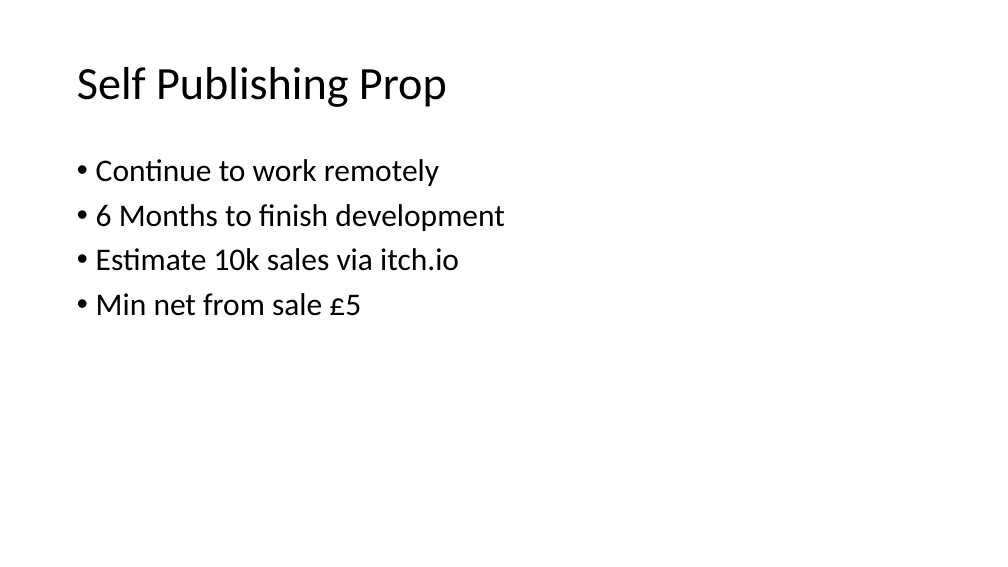
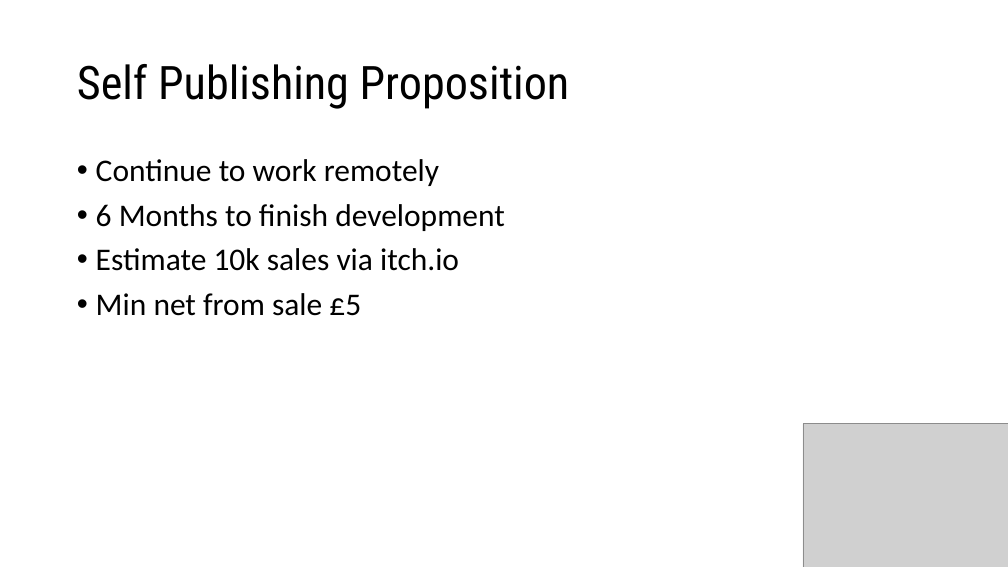
Before and after one commit to HoaxShark/MarketEvaluation, a slide deck: slide 2 of Business Presentation.pptx. Drawn at 1008x567 pixels with LibreOffice and Linux fonts; fonts in the diff are those of the drawing; grey boxes stand for pictures; background and template pictures are left out. Boxes give left, top, right and bottom in pixels: in the first picture for what was removed or moved away, otherwise in the second. Text is boxed around its words. In the diff, an @@ line names an element or a change of style, - is before the commit and + after.

```diff
--- a/Business Presentation.pptx
+++ b/Business Presentation.pptx
@@ title at box(77, 64, 570, 109): text changed; font Calibri to Roboto Condensed @@
-Self Publishing Prop
+Self Publishing Proposition
@@ picture added at box(803, 424, 1008, 567) @@
```
Also in this commit, not shown: 5 other slides changed.
